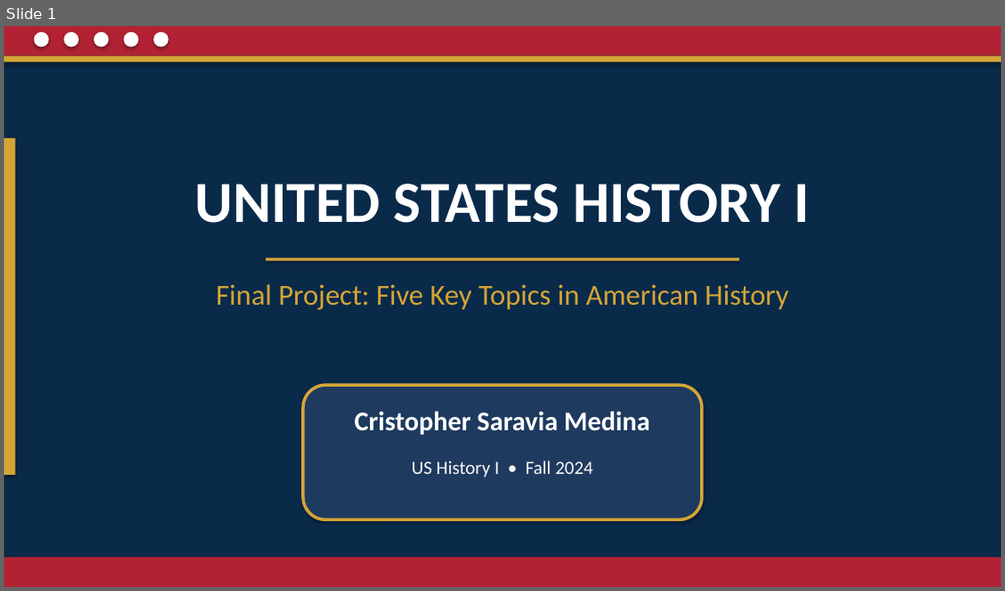
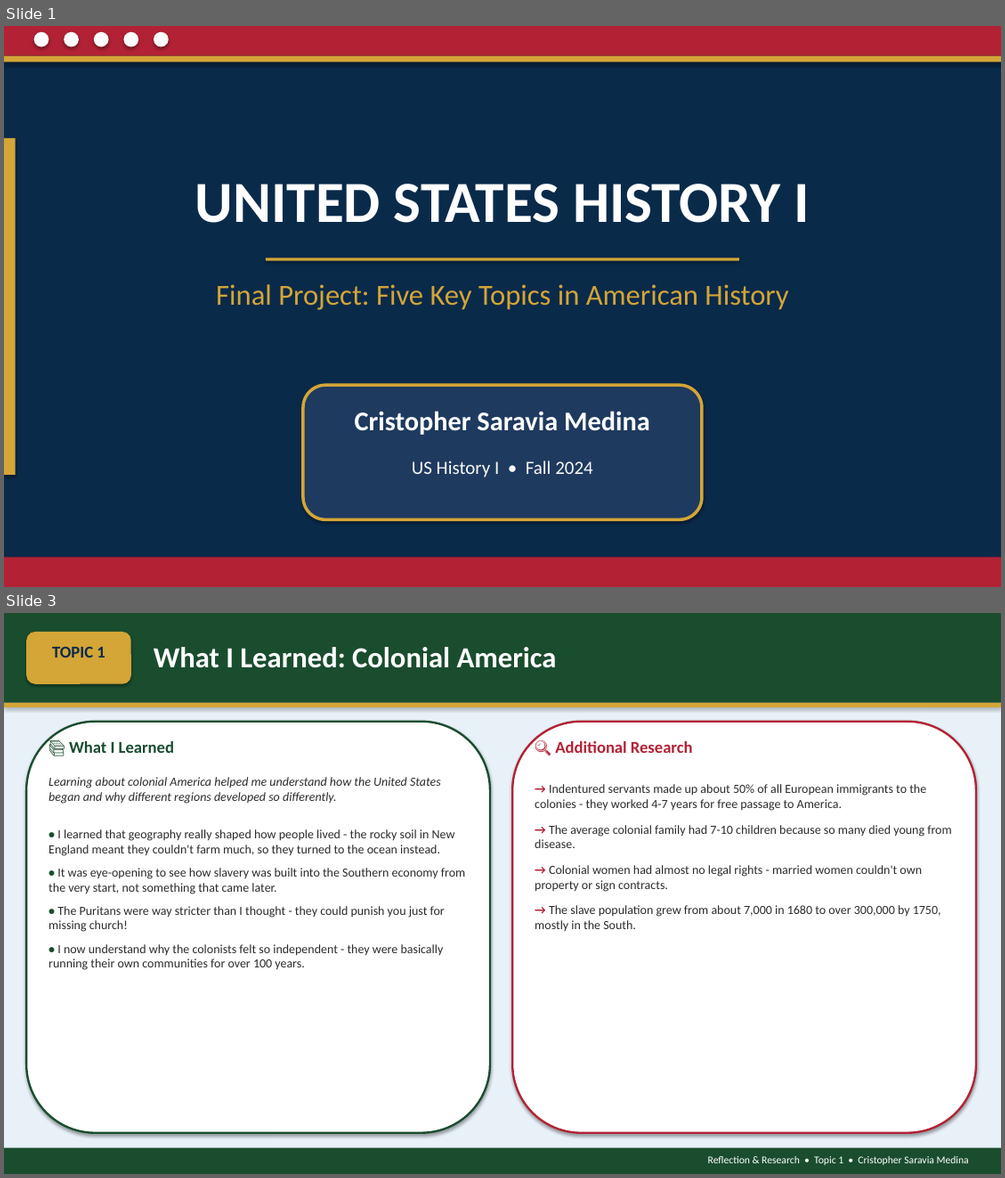
Before and after one commit to Damnbebo/nextsett, a slide deck: US_History_Final_Project_Cristopher_Saravia_Medina.pptx. Shown one above the other, each under a label of ours: slide 1 before the commit, slides 1 and 3 after it; the slides between them are not shown. The pictures are 1005x591 and 1005x1178 pixels, drawn with LibreOffice and Linux fonts; fonts in the diff are those of the drawing. Boxes give left, top, right and bottom in pixels: in the first picture for what was removed or moved away, otherwise in the second. Text is boxed around its words. In the diff, an @@ line names an element or a change of style, - is before the commit and + after.

```diff
--- a/US_History_Final_Project_Cristopher_Saravia_Medina.pptx
+++ b/US_History_Final_Project_Cristopher_Saravia_Medina.pptx
@@ slide 3 added at (4, 613, 1001, 1174), background #FFFFFF @@
@@ rectangle added at (4, 613, 1001, 1174), fill #E8F1F8 @@
@@ rectangle added at (4, 613, 1001, 703), fill #1A4D2E @@
@@ rounded rectangle added at (26, 632, 131, 684), fill #D4A537 @@
@@ text added at (52, 647, 105, 657), 16 pt, text #0A2A4A, bold @@
+TOPIC 1
@@ text added at (154, 647, 557, 668), 28 pt, text #FFFFFF, bold @@
+What I Learned: Colonial America
@@ rectangle added at (4, 703, 1001, 707), fill #D4A537 @@
@@ rounded rectangle added at (26, 722, 490, 1133), fill #FFFFFF, outline #1A4D2E 2 pt @@
@@ text added at (69, 741, 174, 753), 16 pt, text #1A4D2E, bold @@
+📚 What I Learned
@@ rounded rectangle added at (512, 722, 976, 1133), fill #FFFFFF, outline #B22234 2 pt @@
@@ text added at (555, 741, 693, 753), 16 pt, text #B22234, bold @@
+🔍 Additional Research
@@ text added at (48, 777, 441, 803), 12 pt, text #2C2C2C, italic @@
+Learning about colonial America helped me understand how the United States began and why different regions developed so differently.
@@ text added at (534, 784, 951, 931), 12 pt, text #2C2C2C @@
+→ Indentured servants made up about 50% of all European immigrants to the colonies - they worked 4-7 years for free passage to America.
+→ The average colonial family had 7-10 children because so many died young from disease.
+→ Colonial women had almost no legal rights - married women couldn't own property or sign contracts.
+→ The slave population grew from about 7,000 in 1680 to over 300,000 by 1750, mostly in the South.
@@ text added at (48, 829, 465, 970), 12 pt, text #2C2C2C @@
+• I learned that geography really shaped how people lived - the rocky soil in New England meant they couldn't farm much, so they turned to the ocean instead.
+• It was eye-opening to see how slavery was built into the Southern economy from the very start, not something that came later.
+• The Puritans were way stricter than I thought - they could punish you just for missing church!
+• I now understand why the colonists felt so independent - they were basically running their own communities for over 100 years.
@@ rectangle added at (4, 1148, 1001, 1174), fill #1A4D2E @@
@@ text added at (708, 1156, 969, 1165), 10 pt, text #FFFFFF @@
+Reflection & Research • Topic 1 • Cristopher Saravia Medina
```
Also in this commit, not shown: 6 slides changed, 4 other slides added, 1 other file.
